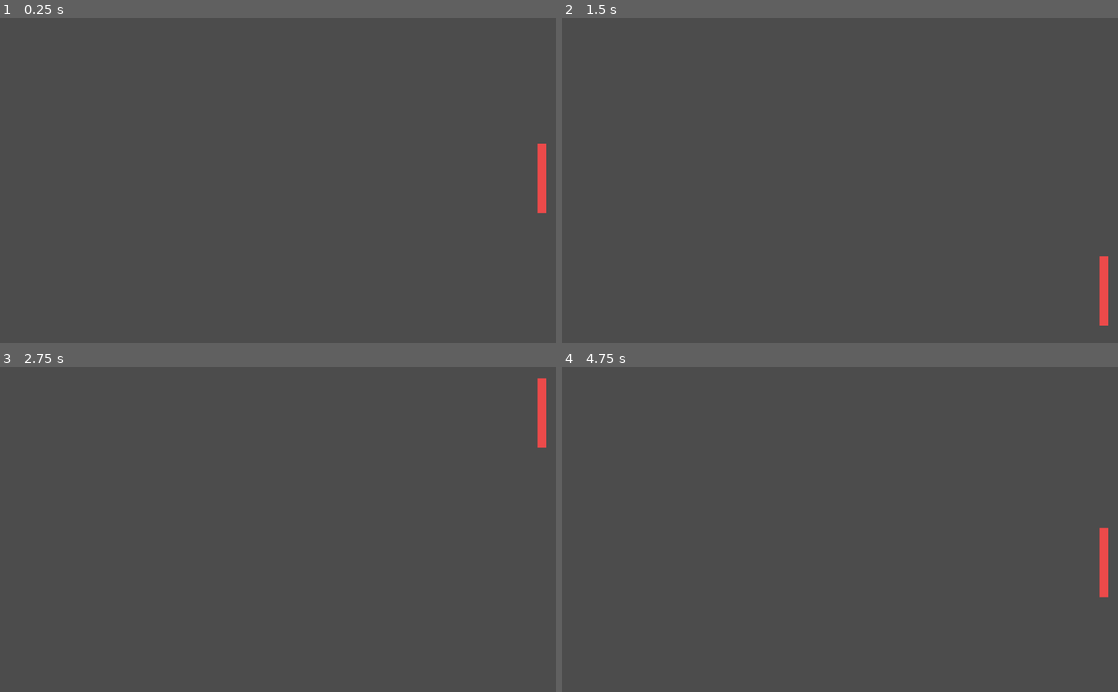
Above: before the commit, frames 1-4 (two rows, left to right).
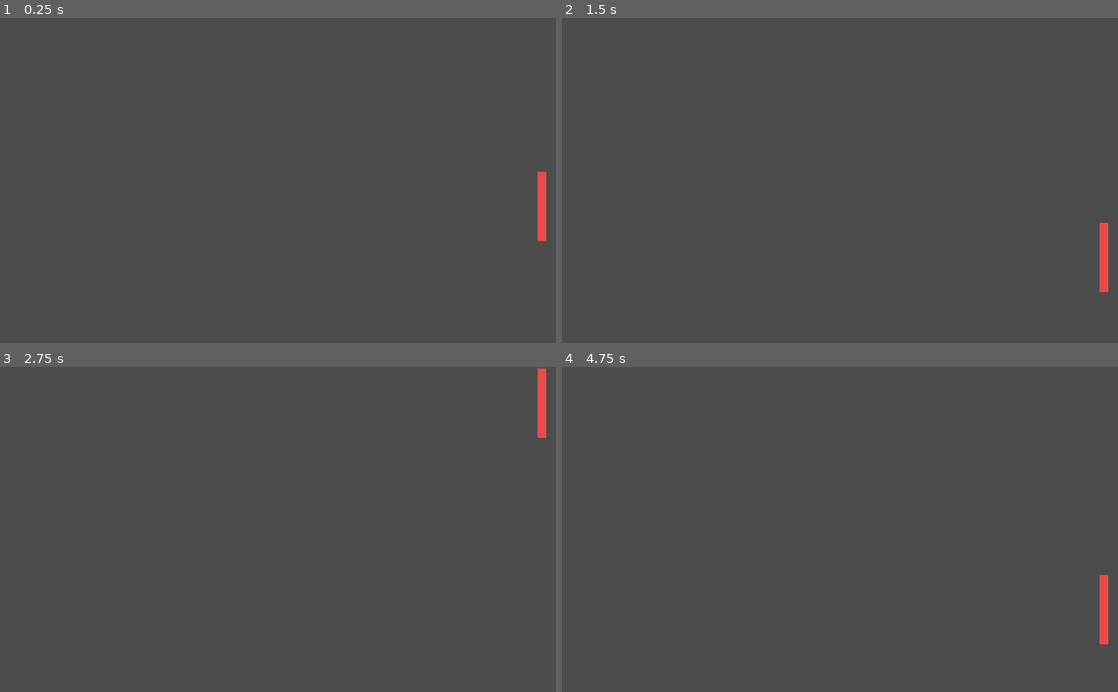
Above: after the commit, the same moments.

Repository: JK03Coder/Snong
Game: Godot game, scene res://scenes/world.tscn
Two runs of this game, one before a commit and one after it. Both use one fixed random seed, a clock stepped at 60 frames per second and the inputs below.
Inputs:
- Up to frame 1 (0.25 s): no input
- Up to frame 2 (1.5 s): hold D (move_right) 0.53-1.28 s; hold S (move_down) from 1.28 s (still down)
- Up to frame 3 (2.75 s): release S (move_down) at 2.03 s; hold D (move_right) from 2.03 s (still down)
- Up to frame 4 (4.75 s): release D (move_right) at 2.78 s; hold W (move_up) 2.78-3.53 s; hold A (move_left) from 3.53 s (still down)

The runs differ from the first frame. In frame 1, 0.3% of the frame differs, in the area x 96-99%, y 38-69%; in frame 2, 0.3%; in frame 3, 0.1%; in frame 4, 0.5%, in the area x 96-99%, y 49-86%.

Commit message:
paddle is copies balls y position

Diff:
--- a/SnakePong/scenes/Ball.tscn
+++ b/SnakePong/scenes/Ball.tscn
@@ -9,7 +9,7 @@
 mode = 2
 physics_material_override = ExtResource( 2 )
 gravity_scale = 0.0
-linear_velocity = Vector2( -50, 300 )
+linear_velocity = Vector2( -300, 300 )
 script = ExtResource( 1 )
 
 [node name="CollisionShape2D" type="CollisionShape2D" parent="."]
--- a/SnakePong/scenes/Paddle.tscn
+++ b/SnakePong/scenes/Paddle.tscn
@@ -5,9 +5,7 @@
 [sub_resource type="RectangleShape2D" id=1]
 extents = Vector2( 8, 64 )
 
-[node name="Paddle" type="RigidBody2D"]
-mode = 2
-gravity_scale = 0.0
+[node name="Paddle" type="KinematicBody2D"]
 script = ExtResource( 1 )
 
 [node name="CollisionShape2D" type="CollisionShape2D" parent="."]
--- a/SnakePong/scripts/Paddle.gd
+++ b/SnakePong/scripts/Paddle.gd
@@ -1,9 +1,10 @@
-extends RigidBody2D
+extends KinematicBody2D
 
-export(float) var force : float = 10
+export(float) var speed : float = 30.0
 
-func _integrate_forces(state: Physics2DDirectBodyState) -> void:
-	if Global.ball_position.y > global_position.y:
-		apply_central_impulse(Vector2.DOWN * force)
-	else:
-		apply_central_impulse(Vector2.UP * force)
+var direction : Vector2
+
+
+func _physics_process(delta: float) -> void:
+
+	global_position.y = Global.ball_position.y
